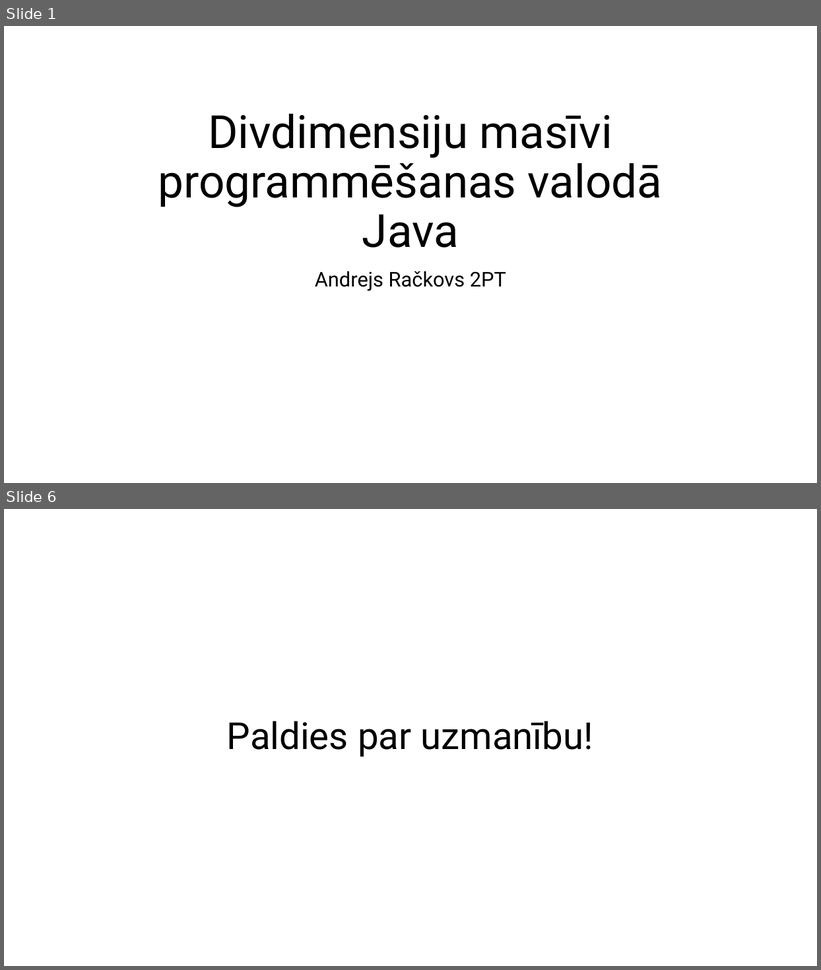
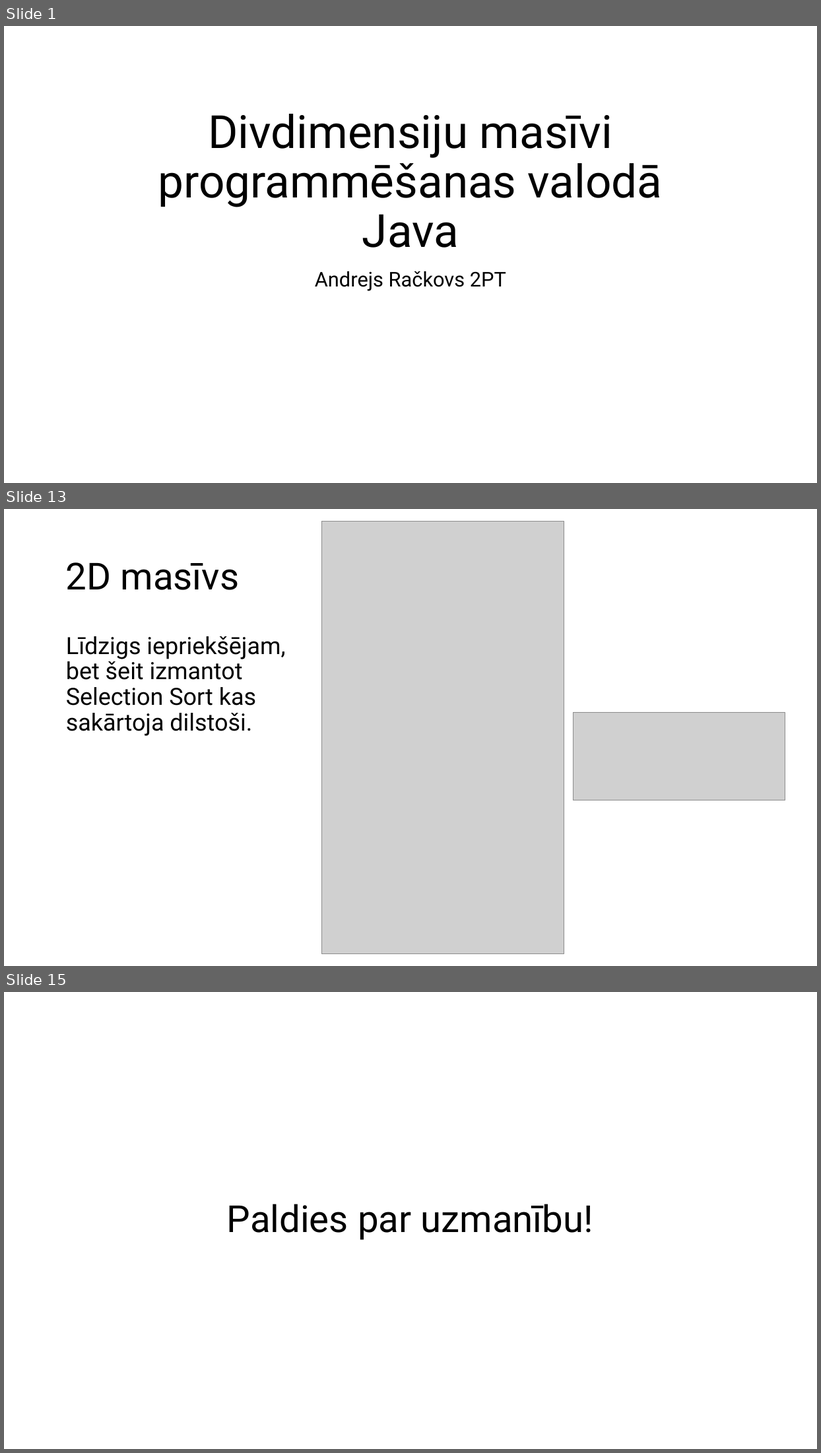
Before and after one commit to Andrejatsm/Eksamens, a slide deck: 2D Array.pptx. Shown one above the other, each under a label of ours: slides 1 and 6 before the commit, slides 1, 13 and 15 after it; the slides between them are not shown. The pictures are 821x970 and 821x1453 pixels, drawn with LibreOffice and Linux fonts; fonts in the diff are those of the drawing; grey boxes stand for pictures. Boxes give left, top, right and bottom in pixels: in the first picture for what was removed or moved away, otherwise in the second. Text is boxed around its words. In the diff, an @@ line names an element or a change of style, - is before the commit and + after.

```diff
--- a/2D Array.pptx
+++ b/2D Array.pptx
@@ slide 13 added at box(4, 509, 817, 966), background #FFFFFF @@
@@ picture added at box(322, 521, 564, 955) @@
@@ title added at box(66, 562, 240, 590), 44 pt, text #000000 @@
+2D masīvs
@@ text added at box(66, 636, 285, 736), 28 pt, text #000000 @@
+Līdzigs iepriekšējam, bet šeit izmantot Selection Sort kas sakārtoja dilstoši.
@@ picture added at box(574, 712, 785, 801) @@
@@ what was slide 6 is now slide 15 @@
```
Also in this commit, not shown: 3 slides changed, 9 other slides added, 1 slide removed, 1 other file.
